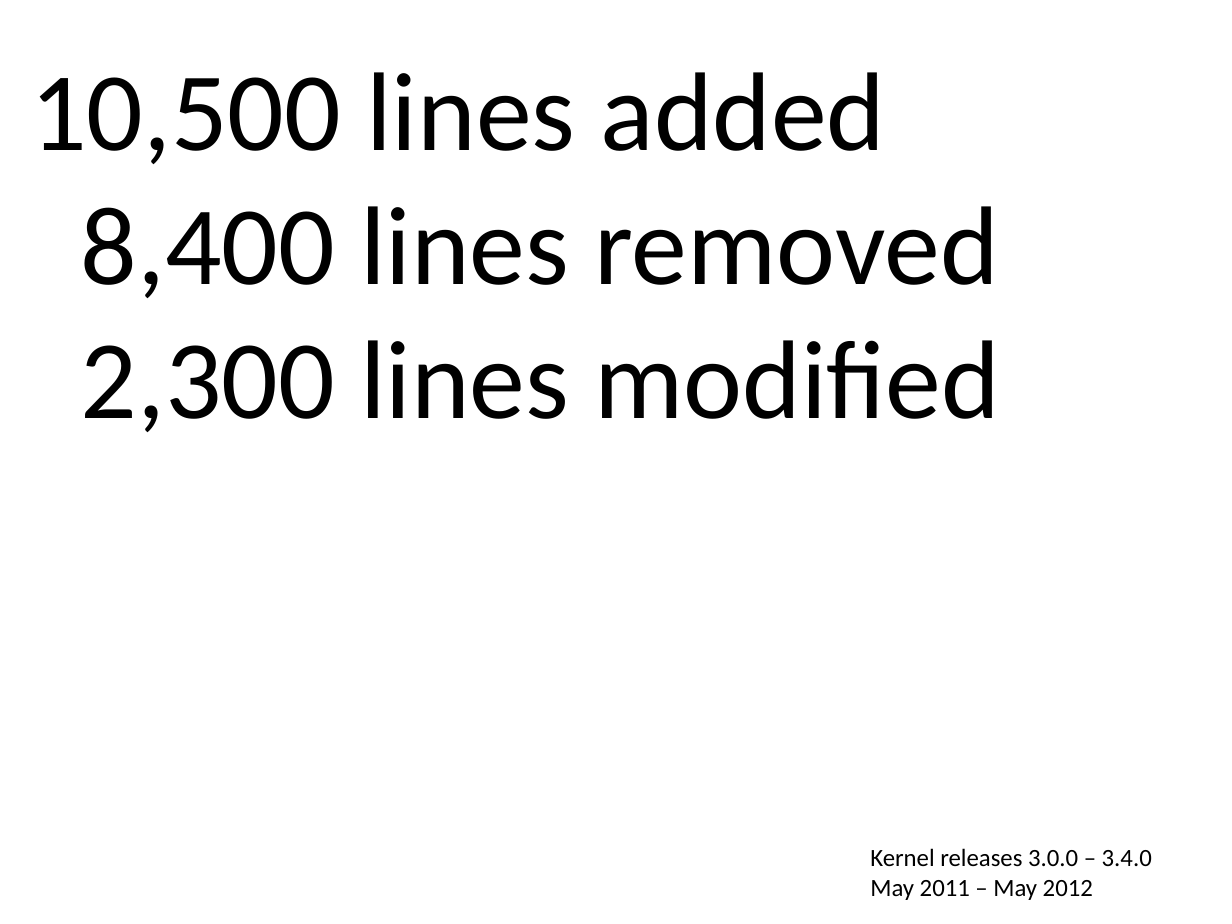
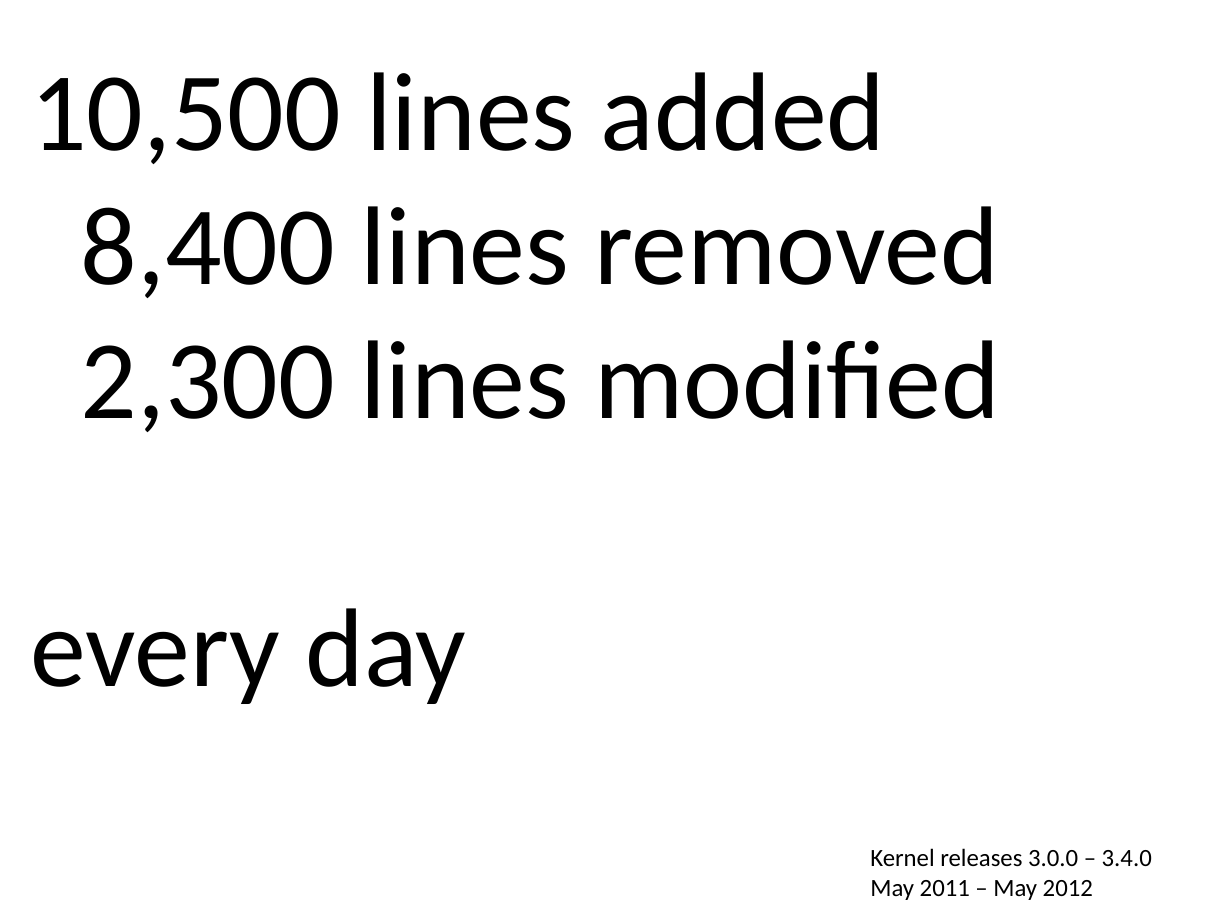
Before and after one commit to gregkh/kernel-development, a slide deck: slide 5 of kernel-development.odp. Drawn at 1232x924 pixels with LibreOffice and Linux fonts; fonts in the diff are those of the drawing. Boxes give left, top, right and bottom in pixels: in the first picture for what was removed or moved away, otherwise in the second. Text is boxed around its words. In the diff, an @@ line names an element or a change of style, - is before the commit and + after.

Commit message:
update with fix for a slide

```diff
--- a/kernel-development.odp
+++ b/kernel-development.odp
@@ text at bbox=[30, 608, 467, 704]: paragraph added @@
+every day
```
Also in this commit, not shown: 1 other file.
